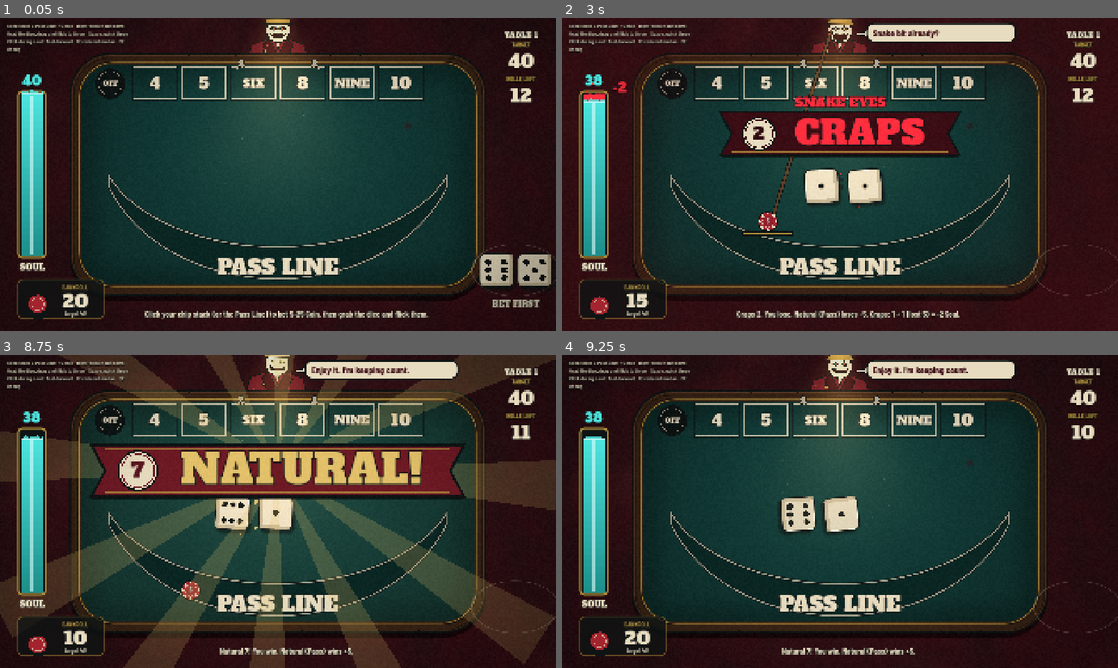
Above: before the commit, frames 1-4 (two rows, left to right).
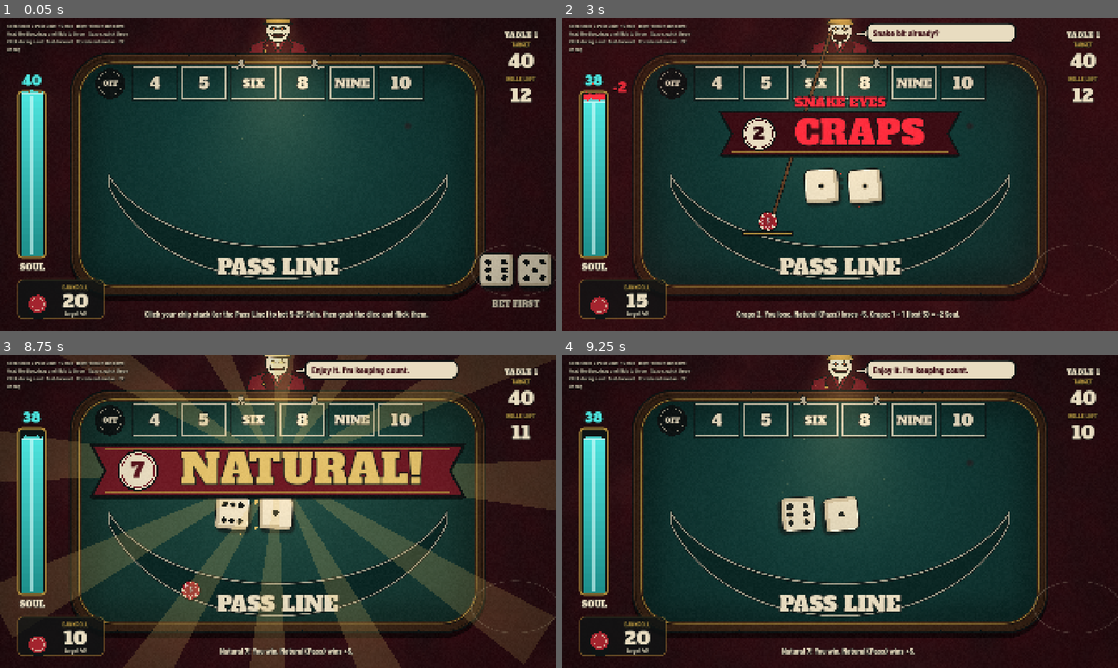
Above: after the commit, the same moments.

Repository: cashdvs/rogue-craps
Game: Godot game, scene res://scenes/table.tscn
Two runs of this game, one before a commit and one after it. Both use one fixed random seed, a clock stepped at 60 frames per second and the inputs below.
Inputs (mouse positions are in pixels of both pictures, inside the frame that each line leads up to):
- Up to frame 1 (0.05 s): no input
- Up to frame 2 (3 s): tap Enter at 0.5 s; drag from (623, 299) to (895, 105) at 0.52 s; tap Space at 1.25 s; drag from (728, 190) to (812, 237) at 1.27 s; move the mouse to (895, 105) at 2.02 s; hold Up 2.03-2.75 s; tap R at 2.1 s; drag from (812, 237) to (673, 127) at 2.77 s
- Up to frame 3 (8.75 s): move the mouse to (444, 558) at 3.52 s; hold Down 3.53-4.25 s; tap Backspace at 3.6, 8.1 s; tap Space at 3.77, 6.77 s; drag from (111, 464) to (194, 433) at 4.27 s; move the mouse to (305, 511) at 5.02 s; hold Down 5.03-5.75 s; tap Enter at 5.1 s; click (305, 511) at 5.17 s; drag from (194, 433) to (166, 527) at 5.77 s; move the mouse to (400, 495) at 6.52 s; hold Up 6.53-7.25 s; tap R at 6.6 s; drag from (166, 527) to (250, 574) at 7.27 s; move the mouse to (333, 442) at 8.02 s; hold Down from 8.03 s (still down)
- Up to frame 4 (9.25 s): release Down at 8.75 s; drag from (812, 574) to (673, 464) at 8.77 s

Frame 1 is identical in both runs. In frame 2, less than 0.1% of the frame differs, in the area x 46-53%, y 0-11%; in frame 3, less than 0.1%, in the area x 5-55%, y 0-27%; in frame 4, less than 0.1%.

Commit message:
Engine settings for 3D: Forward+ renderer, Jolt Physics at 120 Hz (bounce threshold 0.15 m/s so dice rebound off the backboard), MSAA 2x, shadow atlas

Diff:
--- a/project.godot
+++ b/project.godot
@@ -11,9 +11,9 @@
 [application]
 
 config/name="The Gambler's Descent"
-config/description="A single-player 2D craps-style dice roguelite."
+config/description="A single-player craps-style dice roguelite (3D table POC)."
 run/main_scene="res://scenes/table.tscn"
-config/features=PackedStringArray("4.7", "GL Compatibility")
+config/features=PackedStringArray("4.7", "Forward Plus")
 
 [display]
 
@@ -29,7 +29,17 @@
 gdscript/warnings/untyped_declaration=1
 gdscript/warnings/inferred_declaration=0
 
+[physics]
+
+3d/physics_engine="Jolt Physics"
+common/physics_ticks_per_second=120
+common/physics_interpolation=false
+jolt_physics_3d/simulation/bounce_velocity_threshold=0.15
+
 [rendering]
 
-renderer/rendering_method="gl_compatibility"
-renderer/rendering_method.mobile="gl_compatibility"
+renderer/rendering_method="forward_plus"
+renderer/rendering_method.mobile="mobile"
+anti_aliasing/quality/msaa_3d=2
+lights_and_shadows/positional_shadow/atlas_size=4096
+lights_and_shadows/positional_shadow/atlas_quadrant_0_subdivision=1
